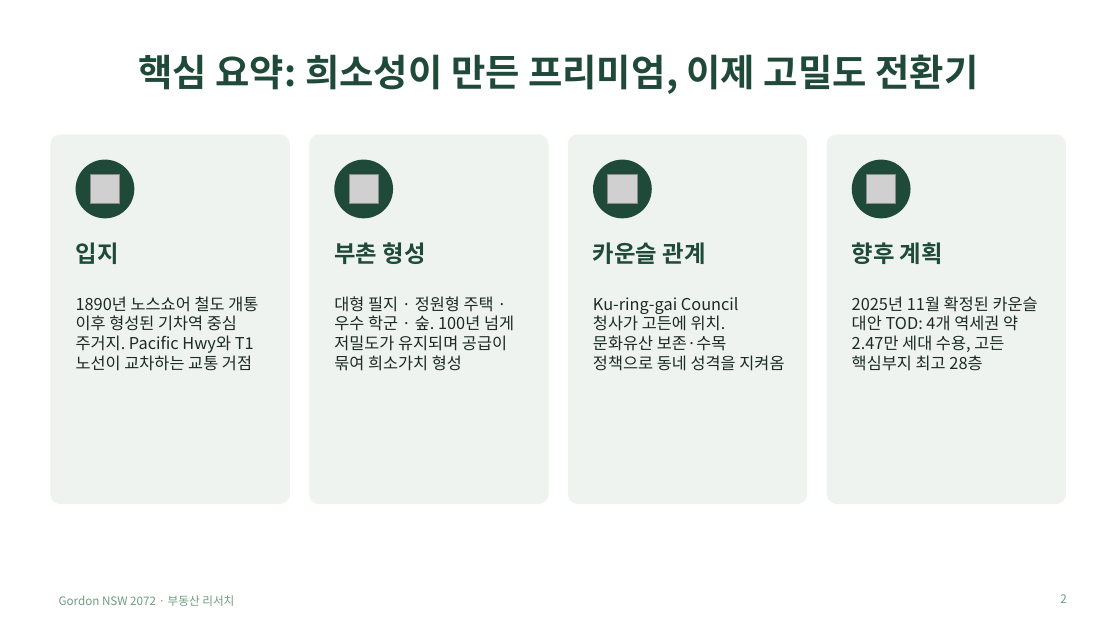
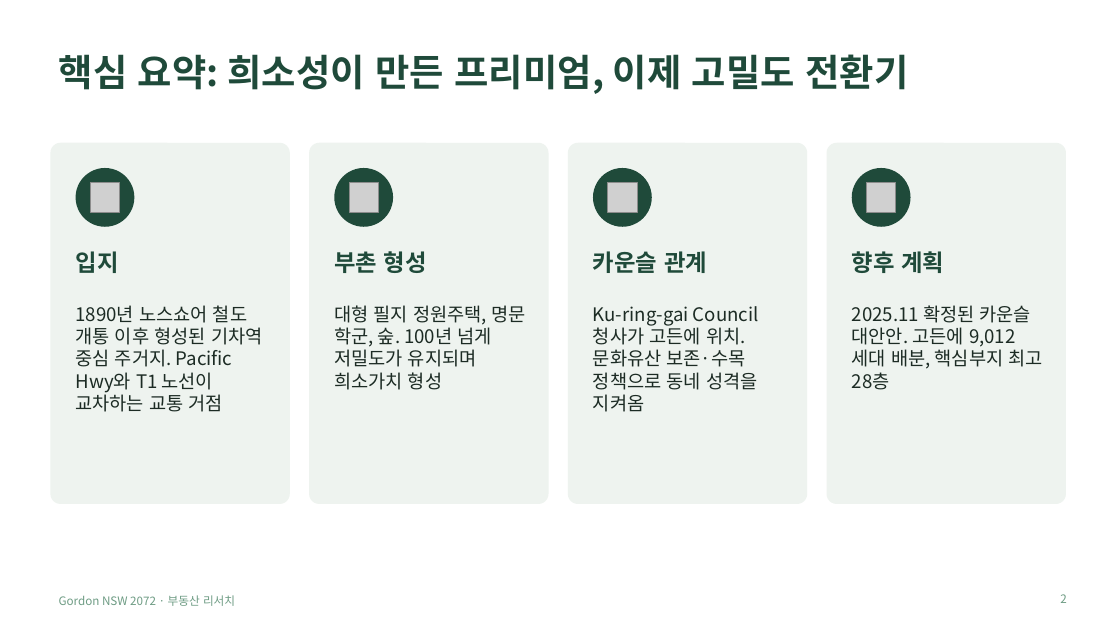
Before and after one commit to dlekrud105-cell/Mia, a slide deck: slide 2 of gordon/Gordon_부동산_분석.pptx. Drawn at 1120x630 pixels with LibreOffice and Linux fonts; fonts in the diff are those of the drawing; grey boxes stand for pictures. Boxes give left, top, right and bottom in pixels: in the first picture for what was removed or moved away, otherwise in the second. Text is boxed around its words. In the diff, an @@ line names an element or a change of style, - is before the commit and + after.

```diff
--- a/gordon/Gordon_부동산_분석.pptx
+++ b/gordon/Gordon_부동산_분석.pptx
@@ title "핵심 요약: 희소성이 만든 프리미엄, ..." at [59, 54, 908, 94]: alignment centre to left @@
@@ rounded rectangle: place and size @@
-rounded rectangle at [50, 134, 290, 504]
+rounded rectangle at [50, 143, 290, 504]
@@ rounded rectangle: place and size @@
-rounded rectangle at [309, 134, 549, 504]
+rounded rectangle at [309, 143, 549, 504]
@@ rounded rectangle: place and size @@
-rounded rectangle at [568, 134, 807, 504]
+rounded rectangle at [568, 143, 807, 504]
@@ rounded rectangle: place and size @@
-rounded rectangle at [827, 134, 1066, 504]
+rounded rectangle at [827, 143, 1066, 504]
@@ 4 texts, 4 ellipses: place and size @@
-4 texts, 4 ellipses at [76, 160, 943, 264]
+4 texts, 4 ellipses at [76, 168, 944, 273]
@@ 4 pictures: place and size @@
-4 pictures at [90, 175, 896, 204]
+4 pictures at [90, 182, 896, 212]
@@ text "1890년 노스쇼어 철도 개통 이후 ...": place and size @@
-text "1890년 노스쇼어 철도 개통 이후 ..." at [76, 296, 258, 371]
+text "1890년 노스쇼어 철도 개통 이후 ..." at [76, 305, 262, 412]
@@ text "1890년 노스쇼어 철도 개통 이후 ..." at [76, 305, 262, 412]: size 14 to 16 pt @@
@@ text at [334, 305, 525, 390]: text changed; size 14 to 16 pt @@
-대형 필지 · 정원형 주택 · 우수 학군 · 숲. 100년 넘게 저밀도가 유지되며 공급이 묶여 희소가치 형성
+대형 필지 정원주택, 명문 학군, 숲. 100년 넘게 저밀도가 유지되며 희소가치 형성
@@ text "Ku-ring-gai Council 청사가 고든에 위치. ..." at [593, 306, 759, 412]: size 14 to 16 pt @@
@@ text "Ku-ring-gai Council 청사가 고든에 위치. ...": place and size @@
-text "Ku-ring-gai Council 청사가 고든에 위치. ..." at [593, 297, 784, 371]
+text "Ku-ring-gai Council 청사가 고든에 위치. ..." at [593, 306, 759, 412]
@@ text at [852, 305, 1043, 390]: text changed; size 14 to 16 pt @@
-2025년 11월 확정된 카운슬 대안 TOD: 4개 역세권 약 2.47만 세대 수용, 고든 핵심부지 최고 28층
+2025.11 확정된 카운슬 대안안. 고든에 9,012세대 배분, 핵심부지 최고 28층
```
Also in this commit, not shown: 12 other slides changed, 2 other files.
